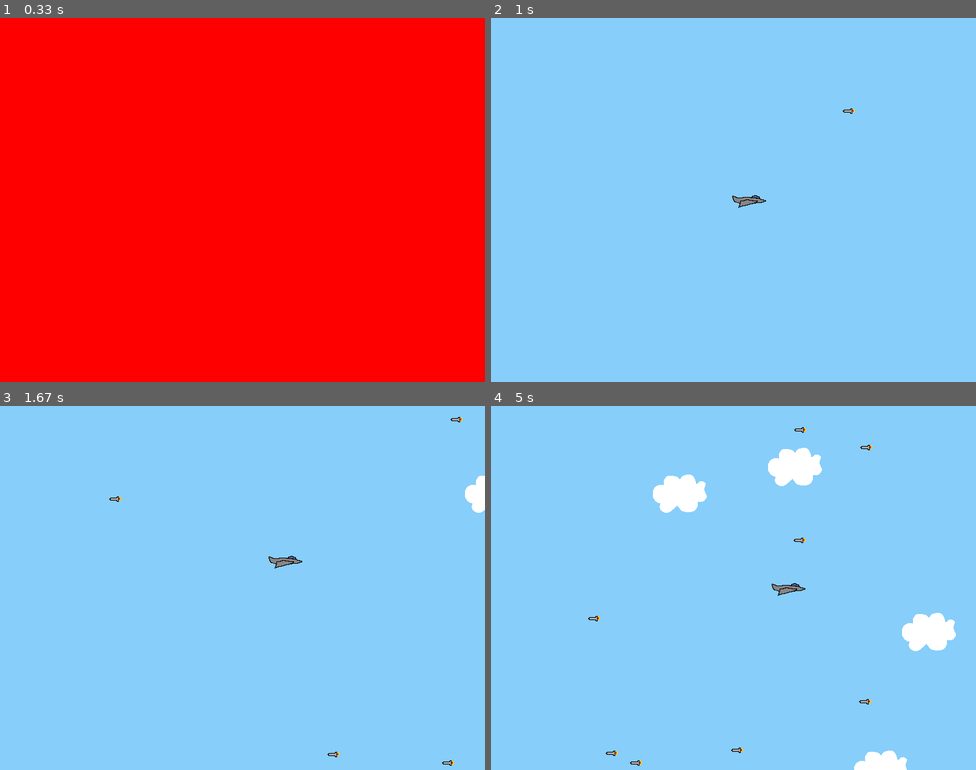
Above: before the commit, frames 1-4 (two rows, left to right).
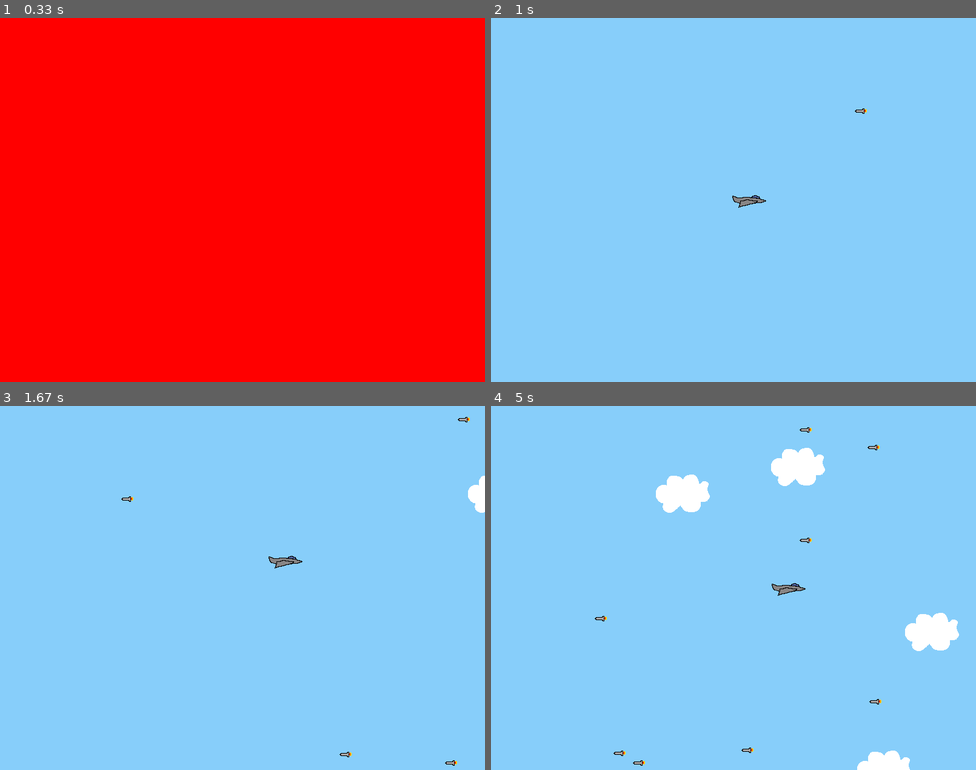
Above: after the commit, the same moments.

Repository: MrClemBETA/pygame_tutorial
Game: pygame game, started from main.py
Two runs of this game, one before a commit and one after it. Both use one fixed random seed, a clock stepped at 60 frames per second and the inputs below.
Inputs:
- Up to frame 1 (0.33 s): no input
- Up to frame 2 (1 s): hold L 0.33-0.8 s; hold Right from 0.83 s (still down)
- Up to frame 3 (1.67 s): release Right at 1.3 s; hold Up 1.33-1.63 s
- Up to frame 4 (5 s): hold Right 1.67-2.13 s; hold Left 2.17-2.7 s; hold Down 2.73-3.03 s; hold Left 3.07-3.47 s; hold Up 3.5-3.87 s; hold Right 3.9-4.53 s; hold Down 4.57-4.93 s; hold Left from 4.97 s (still down)

Frame 1 is identical in both runs. In frame 2, less than 0.1% of the frame differs, in the area x 72-78%, y 24-27%; in frame 3, 0.2%; in frame 4, 0.9%, in the area x 20-97%, y 5-100%.

Commit message:
Added event handling for scene transition. Organized files into sprites and scenes folders

Diff:
--- a/game.py
+++ b/game.py
@@ -1,6 +1,4 @@
-import pygame
-from level import Level
-from intro import Intro
+import pygame, utility, scenes
 
 # Import pygame.locals for easier access to key coordinates
 # Updated to conform to flake8 and black standards
@@ -21,7 +19,7 @@
         self.clock = pygame.time.Clock()
 
         # Create the scene, temporarily it is Level
-        self.scene = Intro()
+        self.scene = scenes.Intro()
 
         # Run until the user asks to quit
         self.running = True
@@ -42,9 +40,12 @@
             if event.type == QUIT:
                 self.running = False
 
+            if event.type == utility.LEVELSCENE:
+                self.scene = scenes.Level()
+                return
+
             # Execute the scene's event checker
-            if self.scene.check_event(event) == "level":
-                self.scene = Level()
+            self.scene.check_event(event)
 
         # Get the set of keys pressed and check for user input
         pressed_keys = pygame.key.get_pressed()
--- /dev/null
+++ b/scenes/__init__.py
@@ -0,0 +1,3 @@
+from .scene import Scene
+from .intro import Intro
+from .level import Level
--- a/intro.py
+++ b/scenes/intro.py
@@ -1,4 +1,5 @@
-from scene import Scene
+import pygame, utility
+from .scene import Scene
 from pygame.locals import (KEYDOWN, K_l)
 
 class Intro(Scene):
@@ -12,4 +13,4 @@
         if event.type == KEYDOWN:
             # Check the l key
             if event.key == K_l:
-                return "level"
+                pygame.event.post(pygame.event.Event(utility.LEVELSCENE))
--- a/level.py
+++ b/scenes/level.py
@@ -1,11 +1,5 @@
-import pygame
-from scene import Scene
-from player import Player
-from enemy import Enemy
-from cloud import Cloud
-
-ADDENEMY = pygame.USEREVENT + 1
-ADDCLOUD = pygame.USEREVENT + 2
+import pygame, utility, sprites
+from .scene import Scene
 
 class Level(Scene):
 
@@ -13,11 +7,11 @@
         super().__init__()
 
         # Create a custom event for adding a new enemy and cloud
-        pygame.time.set_timer(ADDENEMY, 250)
-        pygame.time.set_timer(ADDCLOUD, 1000)
+        pygame.time.set_timer(utility.ADDENEMY, 250)
+        pygame.time.set_timer(utility.ADDCLOUD, 1000)
 
         # Create the player
-        self.player = Player()
+        self.player = sprites.Player()
 
         # Create groups to hold enemy sprites and all sprites
         # - enemies is used for collision detection and position updates
@@ -55,15 +49,15 @@
 
     def check_event(self, event):
         # Add a new enemy?
-        if event.type == ADDENEMY:
+        if event.type == utility.ADDENEMY:
             # Create the new enemy and add it to the sprite groups
-            new_enemy = Enemy()
+            new_enemy = sprites.Enemy()
             self.enemies.add(new_enemy)
             self.all_sprites.add(new_enemy)
 
         # Add a new cloud?
-        if event.type == ADDCLOUD:
+        if event.type == utility.ADDCLOUD:
             # Create the new cloud and add it to the sprite groups
-            new_cloud = Cloud()
+            new_cloud = sprites.Cloud()
             self.clouds.add(new_cloud)
             self.all_sprites.add(new_cloud)
--- /dev/null
+++ b/sprites/__init__.py
@@ -0,0 +1,3 @@
+from .player import Player
+from .enemy import Enemy
+from .cloud import Cloud
--- a/utility.py
+++ b/utility.py
@@ -1,2 +1,10 @@
+import pygame
+
+# Screen constants
 SCREEN_WIDTH = 800
 SCREEN_HEIGHT = 600
+
+# Event IDs
+ADDENEMY = pygame.USEREVENT + 1
+ADDCLOUD = pygame.USEREVENT + 2
+LEVELSCENE = pygame.USEREVENT + 3
Renamed: scene.py -> scenes/scene.py
Renamed: cloud.py -> sprites/cloud.py
Renamed: enemy.py -> sprites/enemy.py
Renamed: player.py -> sprites/player.py
